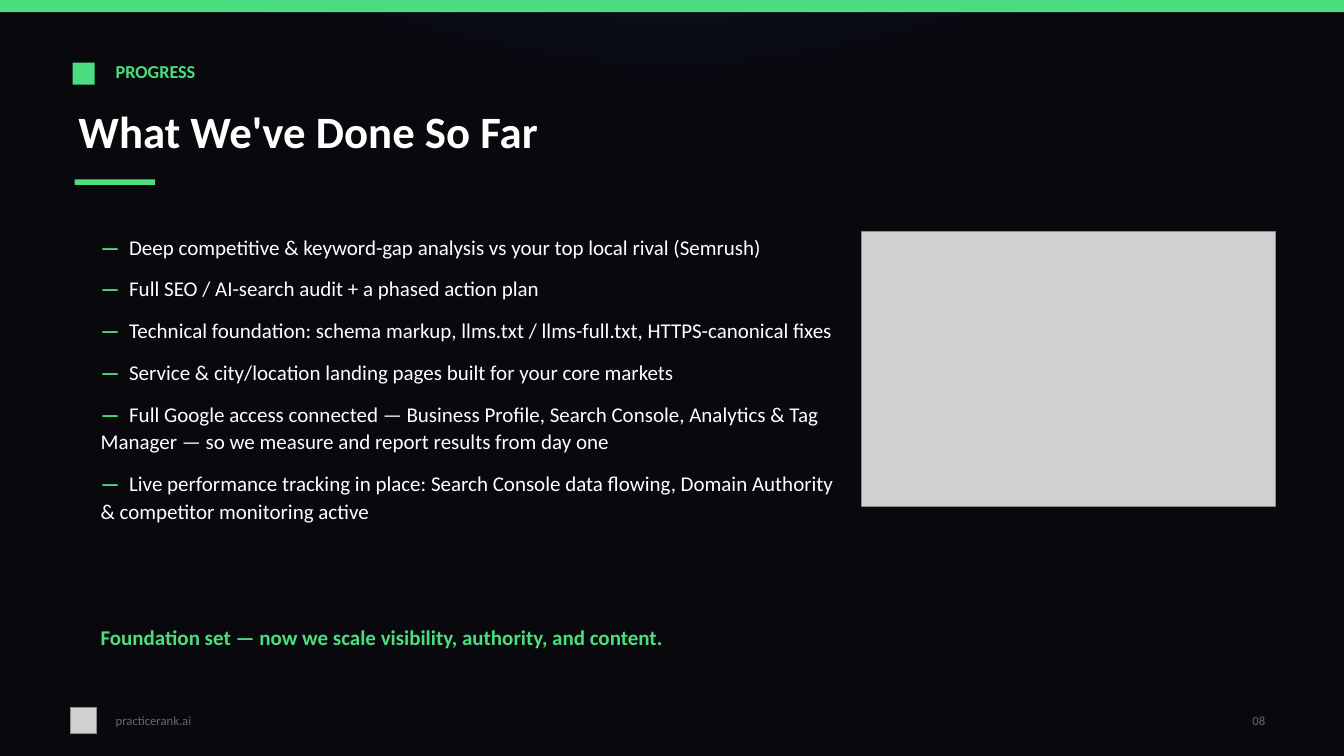
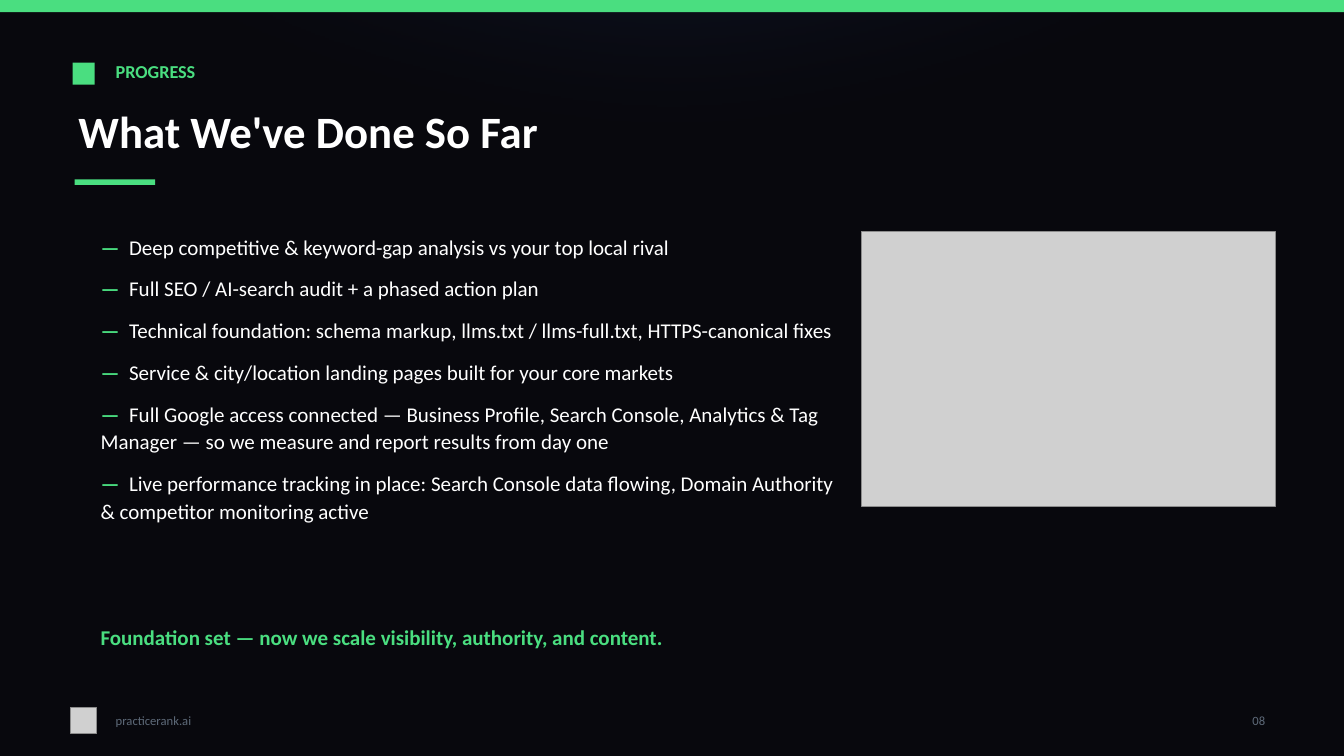
Before and after one commit to sathvik-vadlakunta/inCentivee, a slide deck: slide 8 of deliverables/PracticeRank-SEO-Strategy-Paradigm-Experts.pptx. Drawn at 1344x756 pixels with LibreOffice and Linux fonts; fonts in the diff are those of the drawing; grey boxes stand for pictures. Boxes give left, top, right and bottom in pixels: in the first picture for what was removed or moved away, otherwise in the second. Text is boxed around its words. In the diff, an @@ line names an element or a change of style, - is before the commit and + after.

Commit message:
deck: genericize 'Semrush' -> 'competitive organic-search analysis'
Don't name a specific third-party tool in the client deck — the claim stays
accurate without depending on a Semrush subscription. Ongoing data comes from
tools we own (Google Search Console + Moz).

```diff
--- a/deliverables/PracticeRank-SEO-Strategy-Paradigm-Experts.pptx
+++ b/deliverables/PracticeRank-SEO-Strategy-Paradigm-Experts.pptx
@@ text at bbox=[129, 240, 669, 259]: text changed @@
-— Deep competitive & keyword-gap analysis vs your top local rival (Semrush)
+— Deep competitive & keyword-gap analysis vs your top local rival
```
Also in this commit, not shown: 1 other slide changed, 1 other file.
